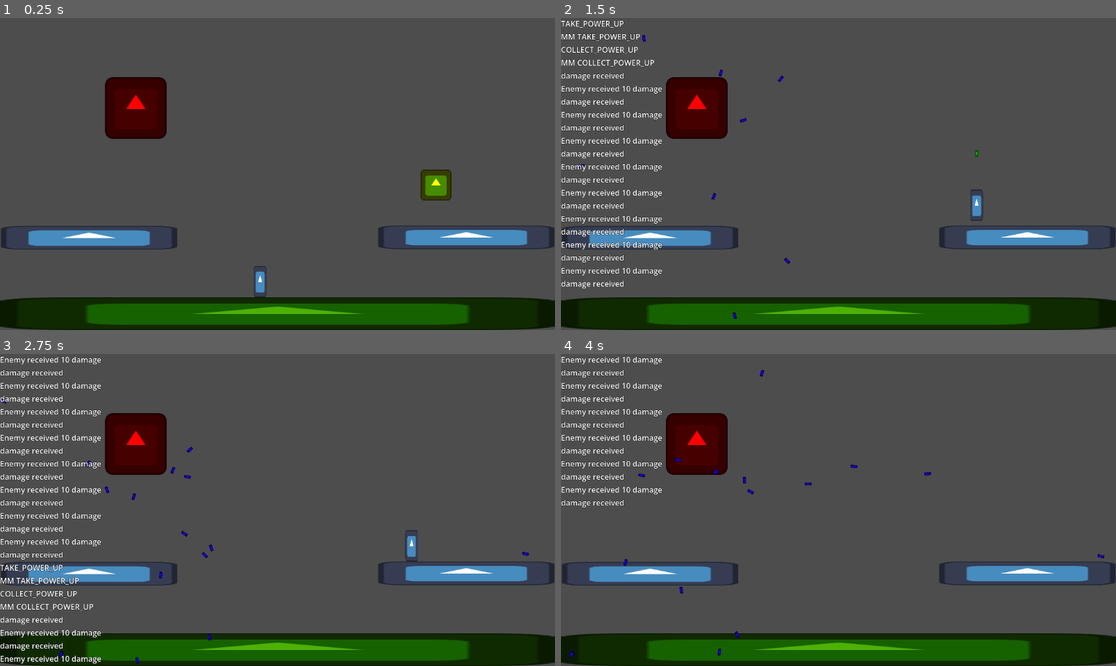
Above: before the commit, frames 1-4 (two rows, left to right).
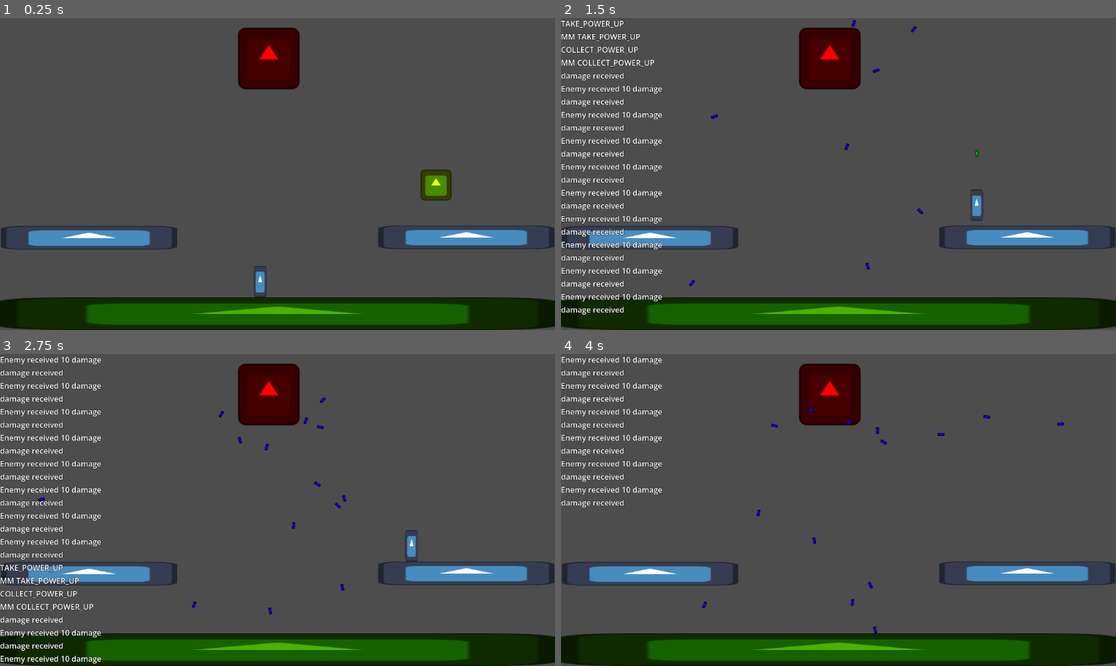
Above: after the commit, the same moments.

Repository: yeeesuus/CandeKassel
Game: Godot game, scene res://main.tscn
The game is run twice, just before and just after one commit, with the same random seed, the same clock (stepped at 60 frames per second) and the same inputs. The engine's default icon, where the game draws it, is replaced by a stand-in: a white triangle on a blue panel in a dark square.
Inputs (mouse positions are in pixels of both pictures, inside the frame that each line leads up to):
- Up to frame 1 (0.25 s): no input
- Up to frame 2 (1.5 s): move the mouse to (960, 158) at 0.52 s; hold D (move_right) from 0.53 s (still down); click (960, 158) at 0.6 s; tap W (jump) at 0.77 s; move the mouse to (727, 189) at 1.27 s; click (727, 189) at 1.35 s
- Up to frame 3 (2.75 s): tap W (jump) at 1.52 s; move the mouse to (333, 441) at 2.02 s; release D (move_right) at 2.03 s; hold A (move_left) from 2.03 s (still down); click (333, 441) at 2.1 s
- Up to frame 4 (4 s): move the mouse to (810, 572) at 2.77 s; release A (move_left) at 2.78 s; hold D (move_right) from 2.78 s (still down); click (810, 572) at 2.85 s; tap W (jump) at 3.02, 3.77 s; move the mouse to (1005, 556) at 3.52 s; click (1005, 556) at 3.6 s

The runs differ from the first frame. In frame 1, 4.4% of the frame differs, in the area x 18-55%, y 3-39%; in frame 2, 4.9%, in the area x 0-66%, y 0-97%; in frame 3, 4.7%; in frame 4, 4.7%.

Commit message:
moví el monito jejejejejejeje

Diff:
--- a/touhou-67/main.tscn
+++ b/touhou-67/main.tscn
@@ -53,7 +53,7 @@
 position = Vector2(540, 544)
 
 [node name="Enemy" parent="." unique_id=1958573147 instance=ExtResource("4_1bvp3")]
-position = Vector2(282, 187)
+position = Vector2(558, 84)
 
 [node name="PowerUp" parent="." unique_id=581944556 instance=ExtResource("5_lquwl")]
 position = Vector2(905, 347)
